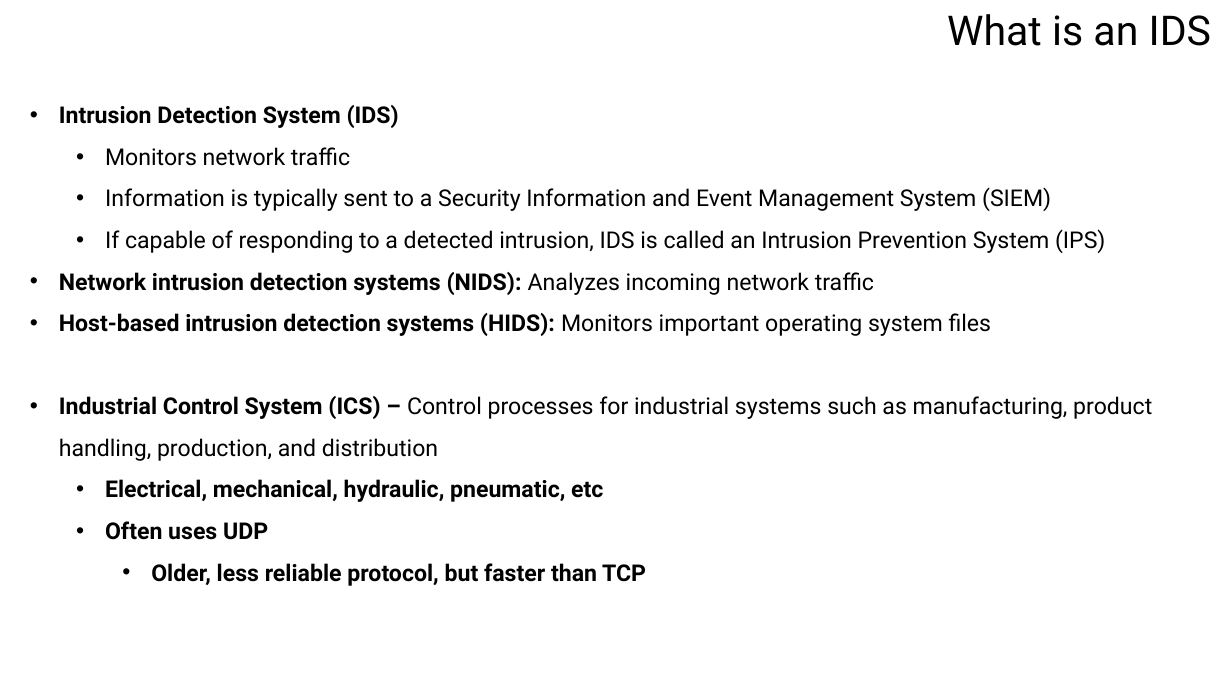
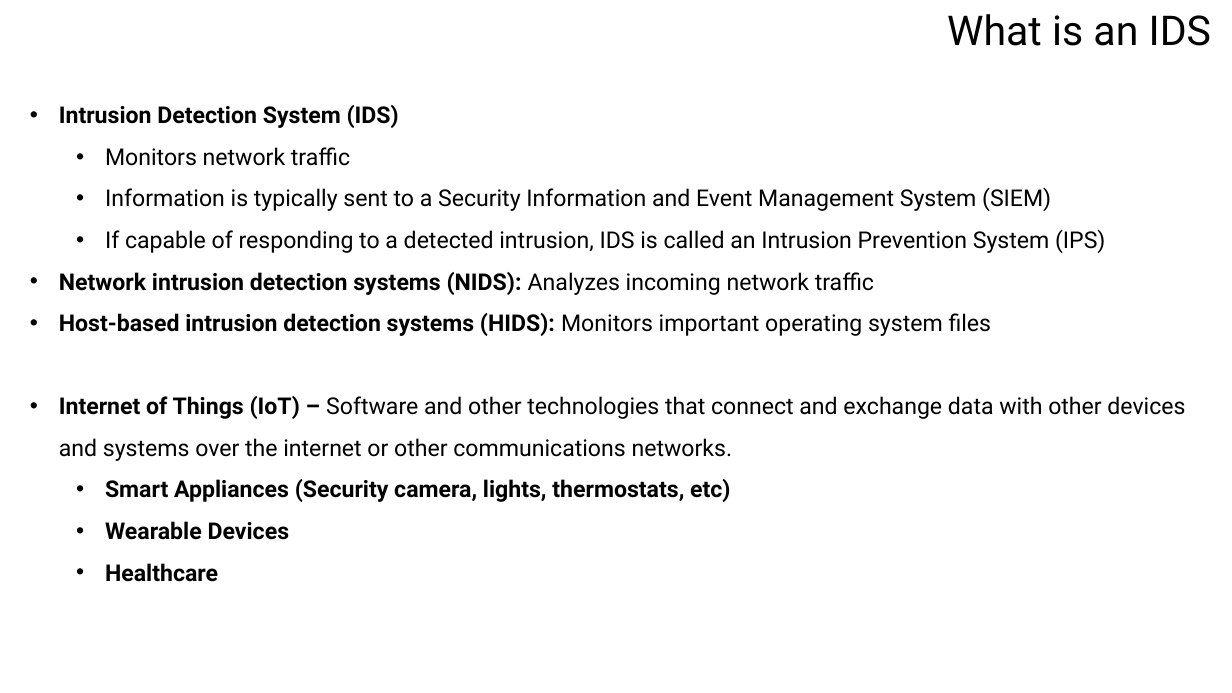
Before and after one commit to sdave777/Internet-of-Things_IDS_Data, a slide deck: slide 4 of Presentation.pptx (slide 3 before the commit). Drawn at 1232x693 pixels with LibreOffice and Linux fonts; fonts in the diff are those of the drawing; background and template pictures are left out. Boxes give left, top, right and bottom in pixels: in the first picture for what was removed or moved away, otherwise in the second. Text is boxed around its words. In the diff, an @@ line names an element or a change of style, - is before the commit and + after.

```diff
--- a/Presentation.pptx
+++ b/Presentation.pptx
@@ text at (59, 396, 1185, 582): text changed; bold off @@
-• Industrial Control System (ICS) – Control processes for industrial systems such as manufacturing, product handling, production, and distribution
-  • Electrical, mechanical, hydraulic, pneumatic, etc
-  • Often uses UDP
-    • Older, less reliable protocol, but faster than TCP
+• Internet of Things (IoT) – Software and other technologies that connect and exchange data with other devices and systems over the internet or other communications networks.
+  • Smart Appliances (Security camera, lights, thermostats, etc)
+  • Wearable Devices
+  • Healthcare
```
Also in this commit, not shown: 3 other slides changed, 2 slides added.
